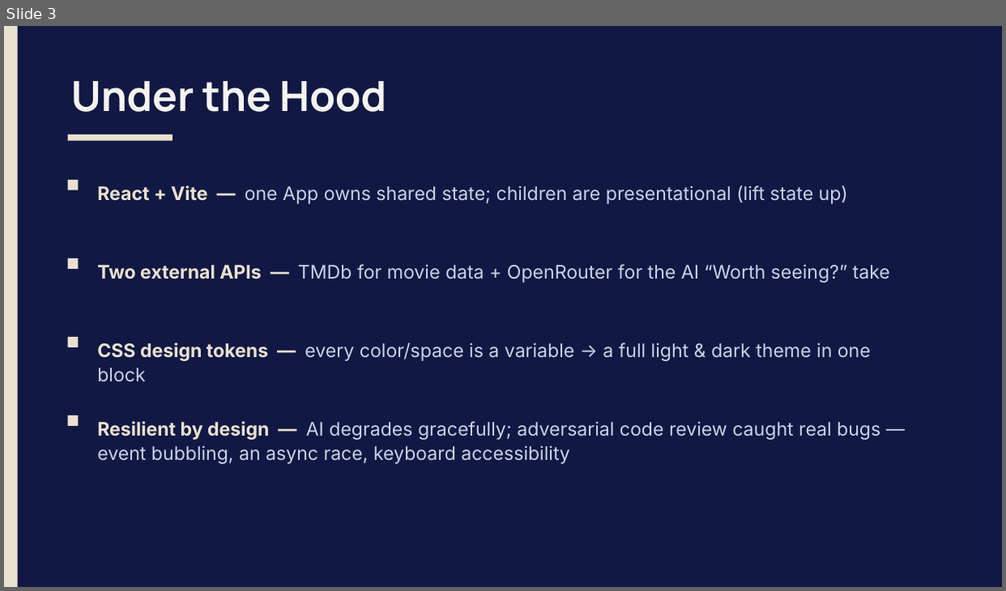
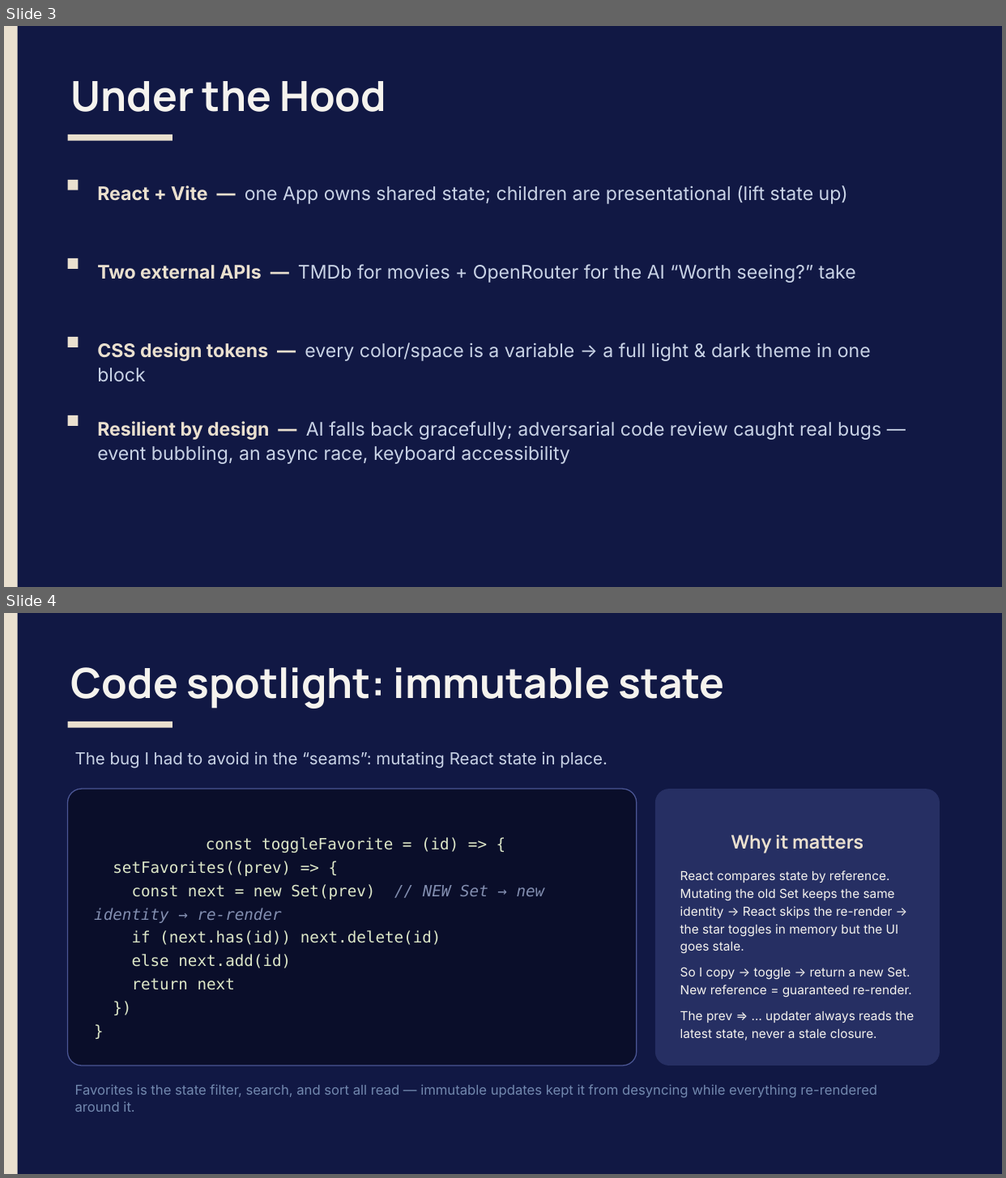
Before and after one commit to Davg048/flixster-starter, a slide deck: presentation/Flixster-Demo.pptx. Shown one above the other, each under a label of ours: slide 3 before the commit, slides 3 and 4 after it. The pictures are 1006x591 and 1006x1178 pixels, drawn with LibreOffice and Linux fonts; fonts in the diff are those of the drawing. Boxes give left, top, right and bottom in pixels: in the first picture for what was removed or moved away, otherwise in the second. Text is boxed around its words. In the diff, an @@ line names an element or a change of style, - is before the commit and + after.

```diff
--- a/presentation/Flixster-Demo.pptx
+++ b/presentation/Flixster-Demo.pptx
@@ slide 4 added at (x1=4, y1=613, x2=1002, y2=1174), background #111844 @@
@@ rectangle added at (x1=4, y1=613, x2=18, y2=1174), fill #EAE0CF @@
@@ text added at (x1=71, y1=667, x2=724, y2=709), 40 pt, text #F5F3EE, bold @@
+Code spotlight: immutable state
@@ rectangle added at (x1=68, y1=722, x2=172, y2=727), fill #EAE0CF @@
@@ text added at (x1=75, y1=752, x2=607, y2=769), 16 pt, text #C9D3E6 @@
+The bug I had to avoid in the “seams”: mutating React state in place.
@@ rounded rectangle added at (x1=68, y1=789, x2=637, y2=1066), fill #0A0E2A, outline #4B5694 1 pt, 15 pt, text #DDE7C8 @@
+const toggleFavorite = (id) => {
+setFavorites((prev) => {
+const next = new Set(prev) // NEW Set → new identity → re-render
+if (next.has(id)) next.delete(id)
+else next.add(id)
+return next
+})
+}
@@ rounded rectangle added at (x1=655, y1=789, x2=940, y2=1066), fill #262F63, 12 pt, text #F5F3EE @@
+Why it matters
+React compares state by reference. Mutating the old Set keeps the same identity → React skips the re-render → the star toggles in memory but the UI goes stale.
+So I copy → toggle → return a new Set. New reference = guaranteed re-render.
+The prev => … updater always reads the latest state, never a stale closure.
@@ text added at (x1=75, y1=1084, x2=877, y2=1112), 13 pt, text #7288AE @@
+Favorites is the state filter, search, and sort all read — immutable updates kept it from desyncing while everything re-rendered around it.
@@ slide 3 changed as well @@
@@ text at (x1=97, y1=264, x2=856, y2=283): text changed @@
-Two external APIs — TMDb for movie data + OpenRouter for the AI “Worth seeing?” take
+Two external APIs — TMDb for movies + OpenRouter for the AI “Worth seeing?” take
@@ text at (x1=97, y1=421, x2=881, y2=464): text changed @@
-Resilient by design — AI degrades gracefully; adversarial code review caught real bugs — event bubbling, an async race, keyboard accessibility
+Resilient by design — AI falls back gracefully; adversarial code review caught real bugs — event bubbling, an async race, keyboard accessibility
```
Also in this commit, not shown: 3 other slides changed, 1 other file.
